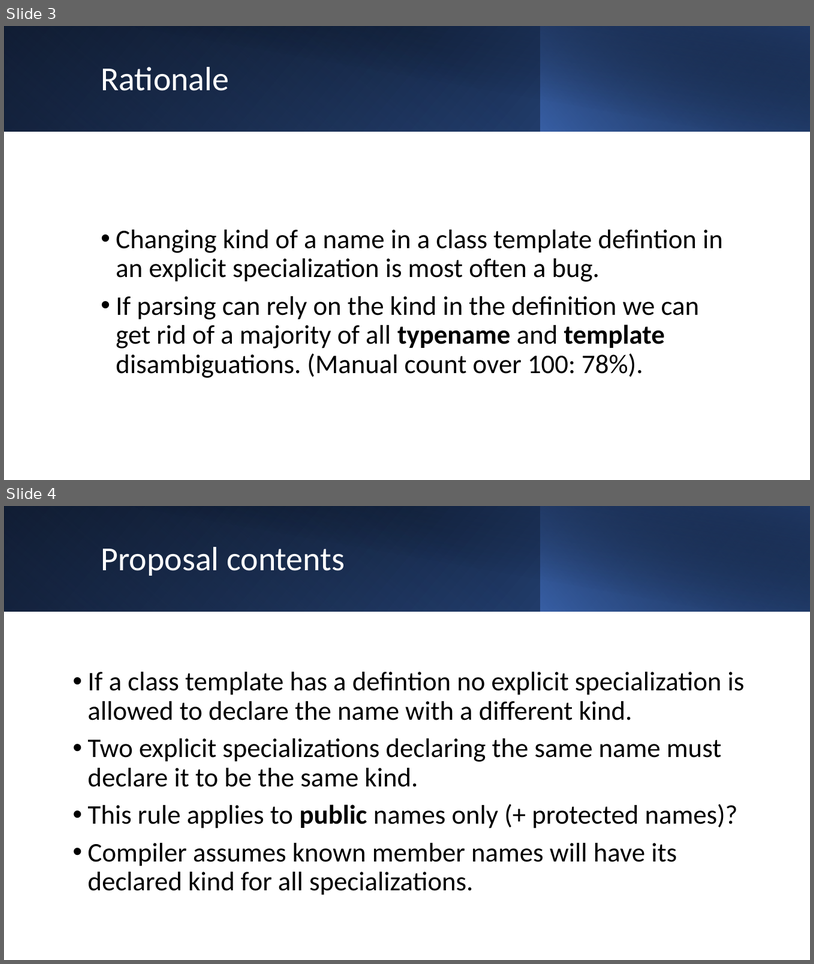
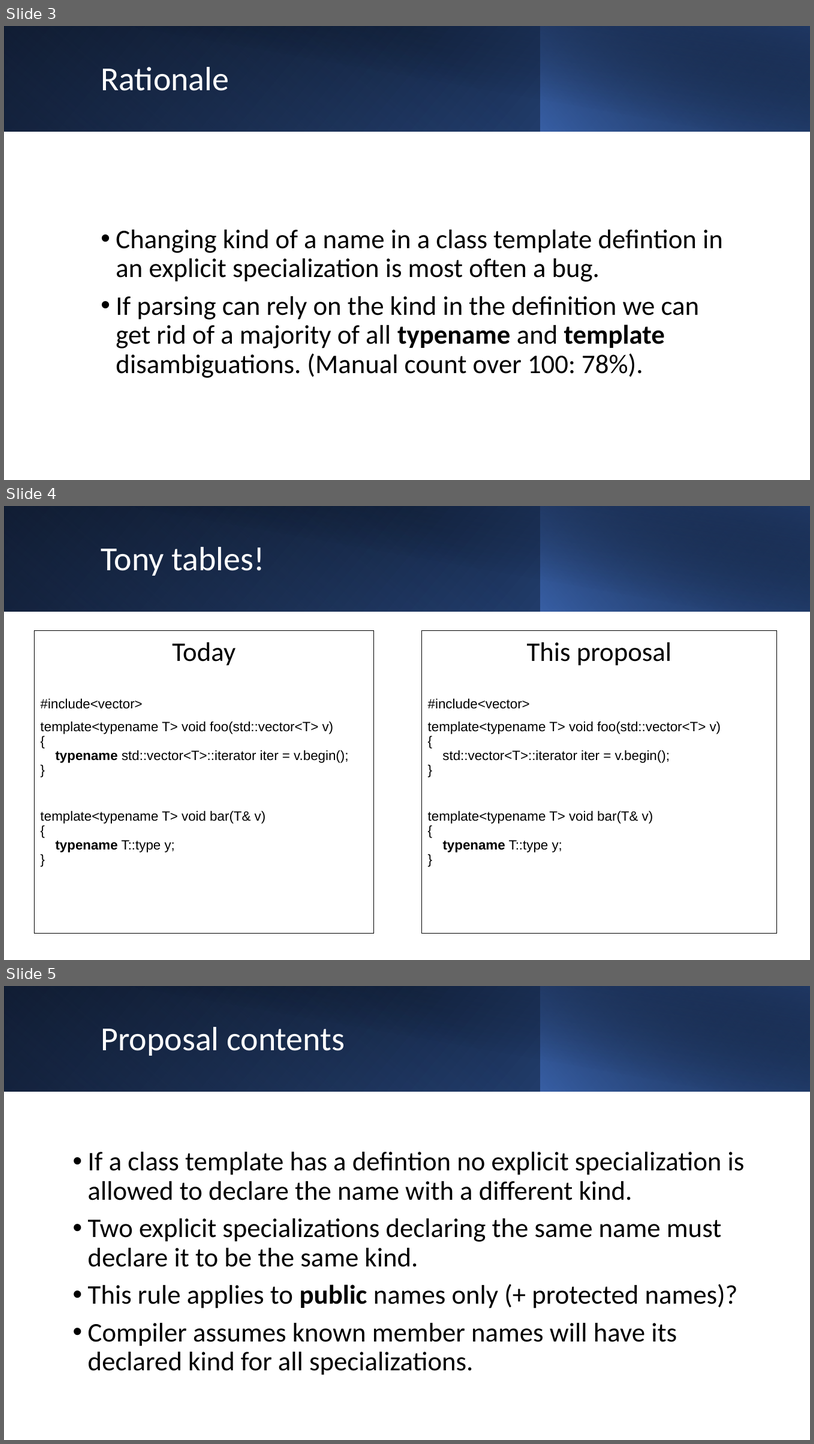
Before and after one commit to BengtGustafsson/isocpp-proposals, a slide deck: P2669-DeprecateKindChange/DeprecateKindChange.pptx. Shown one above the other, each under a label of ours: slides 3 and 4 before the commit, slides 3, 4 and 5 after it. The pictures are 814x964 and 814x1444 pixels, drawn with LibreOffice and Linux fonts; fonts in the diff are those of the drawing. Boxes give left, top, right and bottom in pixels: in the first picture for what was removed or moved away, otherwise in the second. Text is boxed around its words. In the diff, an @@ line names an element or a change of style, - is before the commit and + after.

```diff
--- a/P2669-DeprecateKindChange/DeprecateKindChange.pptx
+++ b/P2669-DeprecateKindChange/DeprecateKindChange.pptx
@@ slide 4 added at (4, 506, 810, 960), background #FFFFFF @@
@@ rectangle added at (4, 506, 810, 611), fill gradient #000000 to #2F5597 @@
@@ rectangle added at (4, 506, 541, 611), fill gradient #4472C4 to #203864 @@
@@ rectangle added at (34, 506, 810, 612), fill gradient #000000 to #203864 @@
@@ rectangle added at (540, 506, 810, 611), fill gradient #4472C4 to #000000 @@
@@ title added at (101, 547, 264, 576), 40 pt, text #FFFFFF @@
+Tony tables!
@@ text added at (34, 631, 374, 933), outline #000000 0.75 pt, 16 pt, text #000000 @@
+#include<vector>
+template<typename T> void foo(std::vector<T> v)
+{
+typename std::vector<T>::iterator iter = v.begin();
+}
+template<typename T> void bar(T& v)
+{
+typename T::type y;
+}
@@ rectangle added at (422, 631, 777, 933), outline #000000 0.75 pt, 16 pt, text #000000 @@
+#include<vector>
+template<typename T> void foo(std::vector<T> v)
+{
+std::vector<T>::iterator iter = v.begin();
+}
+template<typename T> void bar(T& v)
+{
+typename T::type y;
+}
@@ text added at (172, 642, 236, 666), 32 pt, text #000000 @@
+Today
@@ text added at (527, 642, 672, 666), 32 pt, text #000000 @@
+This proposal
@@ what was slide 4 is now slide 5 @@
```
Also in this commit, not shown: 2 slides changed, 1 other file.
